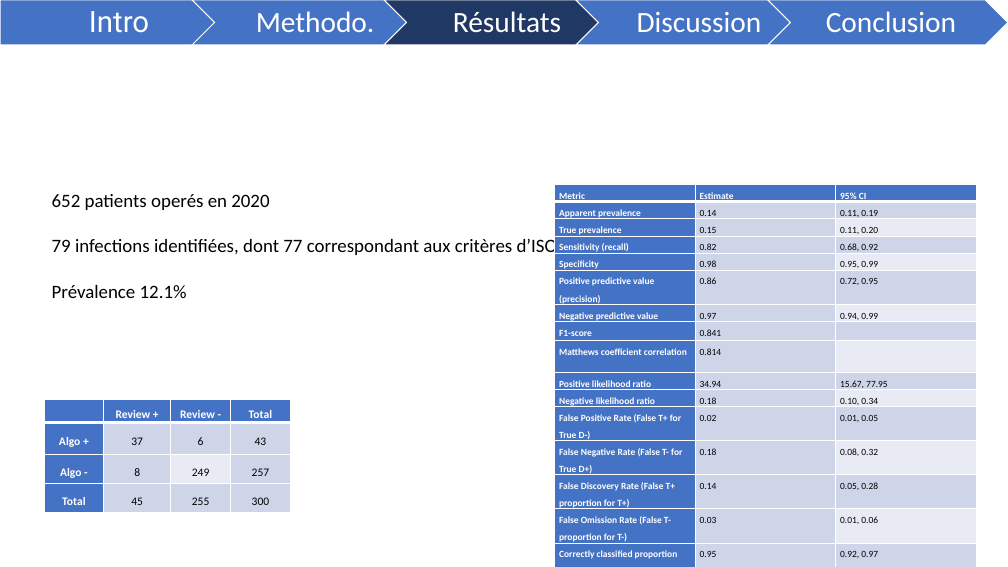
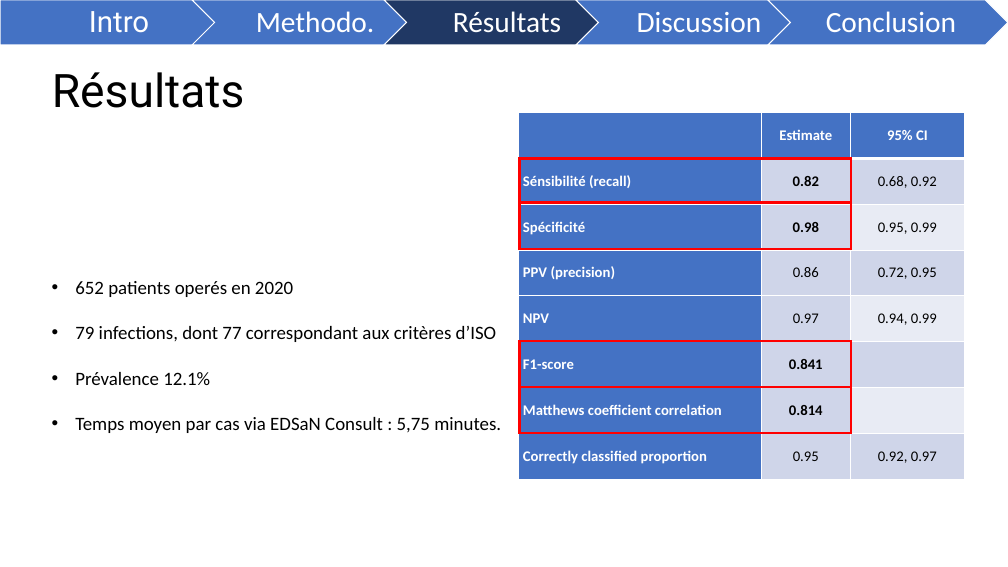
Before and after one commit to FrancescoMonti-source/theses_internes, a slide deck: slide 8 of memoire/reports/DÉTECTION SEMI-AUTOMATISÉE DES INFECTIONS POST-OPÉRATOIRES.pptx. Drawn at 1008x567 pixels with LibreOffice and Linux fonts; fonts in the diff are those of the drawing. Boxes give left, top, right and bottom in pixels: in the first picture for what was removed or moved away, otherwise in the second. Text is boxed around its words. In the diff, an @@ line names an element or a change of style, - is before the commit and + after.

```diff
--- a/memoire/reports/DÉTECTION SEMI-AUTOMATISÉE DES INFECTIONS POST-OPÉRATOIRES.pptx
+++ b/memoire/reports/DÉTECTION SEMI-AUTOMATISÉE DES INFECTIONS POST-OPÉRATOIRES.pptx
@@ title added at [52, 72, 245, 108], 44 pt, text #000000 @@
+Résultats
@@ table at [519, 113, 965, 479] @@
-row 1: Metric | Estimate | 95% CI
-row 2: Apparent prevalence | 0.14 | 0.11, 0.19
-row 3: True prevalence | 0.15 | 0.11, 0.20
-row 4: Sensitivity (recall) | 0.82 | 0.68, 0.92
-row 5: Specificity | 0.98 | 0.95, 0.99
-row 6: Positive predictive value (precision) | 0.86 | 0.72, 0.95
-row 7: Negative predictive value | 0.97 | 0.94, 0.99
+row 1:  | Estimate | 95% CI
+row 2: Sénsibilité (recall) | 0.82 | 0.68, 0.92
+row 3: Spécificité | 0.98 | 0.95, 0.99
+row 4: PPV (precision) | 0.86 | 0.72, 0.95
+row 5: NPV | 0.97 | 0.94, 0.99
-row 10: Positive likelihood ratio | 34.94 | 15.67, 77.95
-row 11: Negative likelihood ratio | 0.18 | 0.10, 0.34
-row 12: False Positive Rate (False T+ for True D-) | 0.02 | 0.01, 0.05
-row 13: False Negative Rate (False T- for True D+) | 0.18 | 0.08, 0.32
-row 14: False Discovery Rate (False T+ proportion for T+) | 0.14 | 0.05, 0.28
-row 15: False Omission Rate (False T- proportion for T-) | 0.03 | 0.01, 0.06
@@ table: place and size @@
-table at [554, 185, 976, 567]
+table at [519, 113, 965, 479]
@@ rectangle added at [520, 158, 851, 201], outline #FF0000 2.25 pt @@
@@ rectangle added at [520, 203, 851, 250], outline #FF0000 2.25 pt @@
@@ text "652 patients operés en 2020": place and size @@
-text "652 patients operés en 2020" at [52, 194, 558, 298]
+text "652 patients operés en 2020" at [75, 281, 501, 433]
@@ text at [75, 281, 293, 385]: bullet none to •; line spacing 1 to 2 @@
@@ text at [75, 326, 497, 342]: text changed @@
-79 infections identifiées, dont 77 correspondant aux critères d’ISO
+• 79 infections, dont 77 correspondant aux critères d’ISO
@@ rectangle added at [520, 341, 851, 387], outline #FF0000 2.25 pt @@
@@ rectangle added at [520, 387, 851, 433], outline #FF0000 2.25 pt @@
@@ table removed at [44, 400, 290, 513], 4 rows, 4 columns @@
- | Review + | Review - | Total
-Algo + | 37 | 6 | 43
-Algo - | 8 | 249 | 257
-Total | 45 | 255 | 300
@@ text at [75, 417, 501, 433]: paragraph added @@
+• Temps moyen par cas via EDSaN Consult : 5,75 minutes.
```
Also in this commit, not shown: 8 other slides changed, 2 slides added, 1 slide removed.
